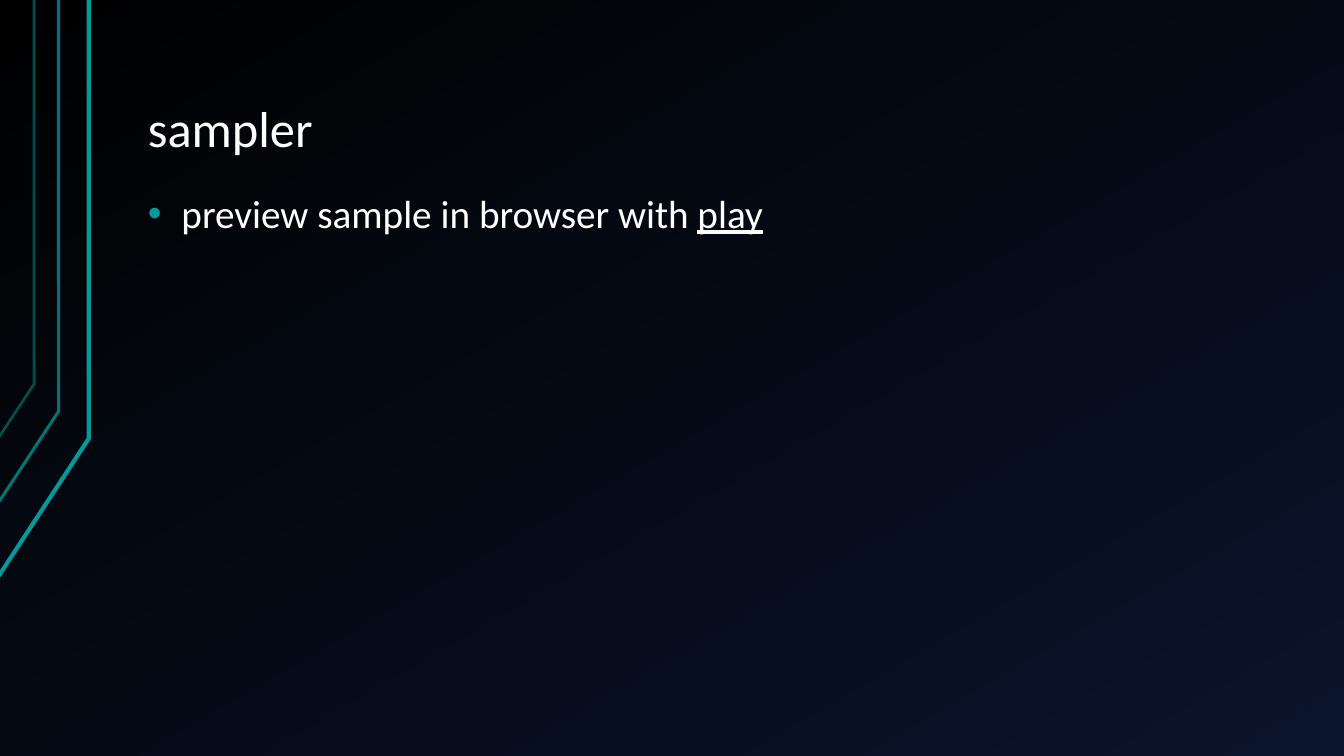
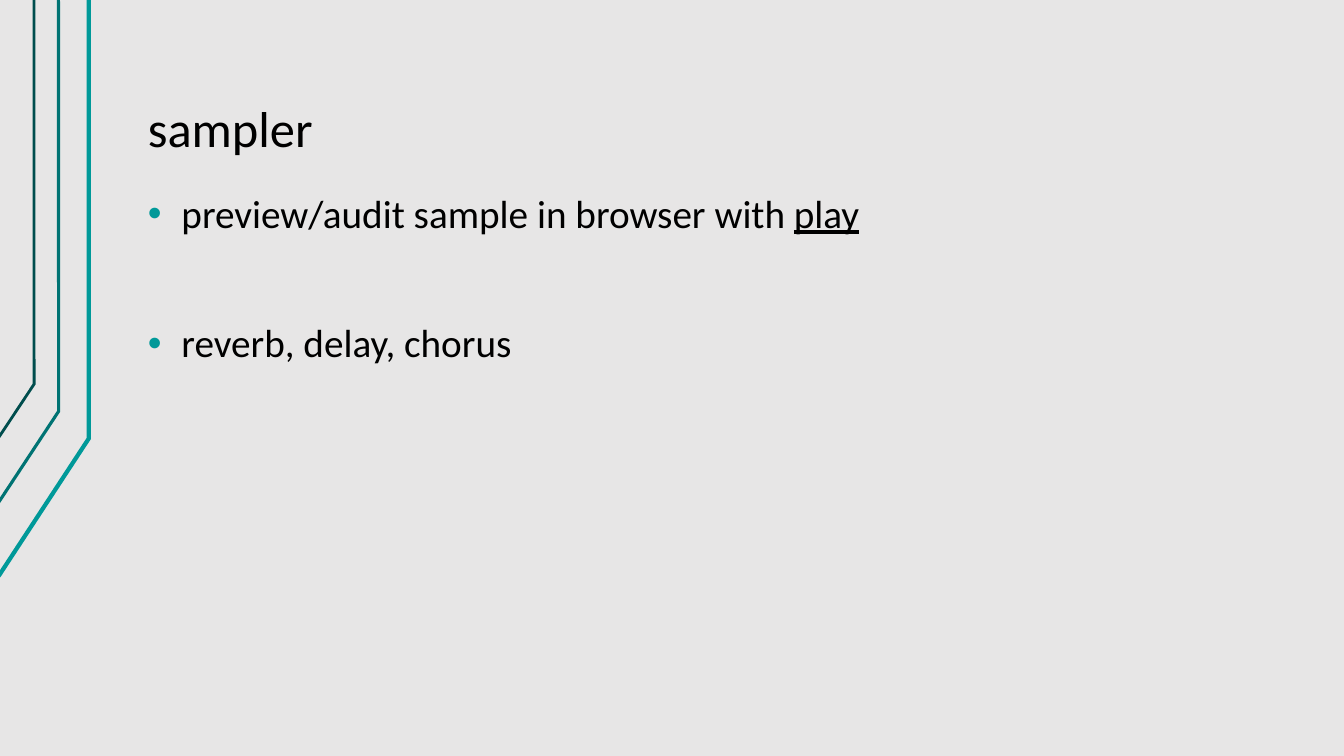
Before and after one commit to jegasus/m8-tracker-workshop, a slide deck: slide 19 of slides_v1.odp (slide 18 before the commit). Drawn at 1344x756 pixels with LibreOffice and Linux fonts; fonts in the diff are those of the drawing. Boxes give left, top, right and bottom in pixels: in the first picture for what was removed or moved away, otherwise in the second. Text is boxed around its words. In the diff, an @@ line names an element or a change of style, - is before the commit and + after.

```diff
--- a/slides_v1.odp
+++ b/slides_v1.odp
@@ background gradient #000000 to #0A142C to #E7E6E6 @@
@@ title "sampler" at [148,112,313,155]: text colour #FFFFFF to #000000 @@
@@ text at [181,200,859,364]: text changed; text colour #FFFFFF to #000000 @@
-• preview sample in browser with play
+• preview/audit sample in browser with play
+• reverb, delay, chorus
```
Also in this commit, not shown: 29 other slides changed, 6 slides added.
